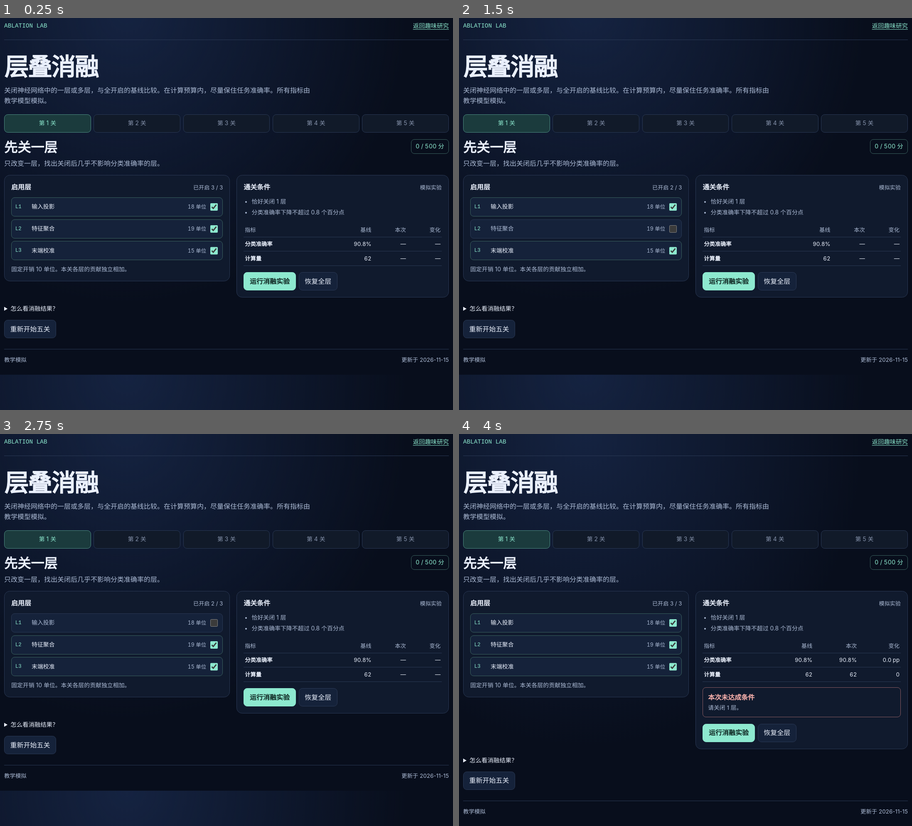
Above: before the commit, frames 1-4 (two rows, left to right).
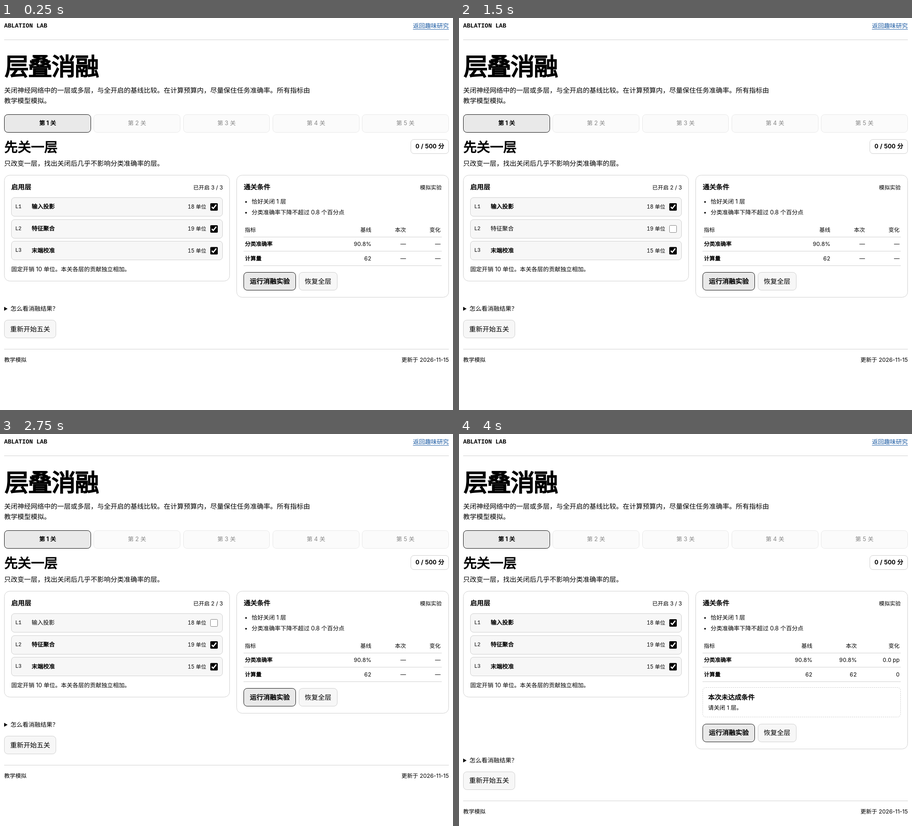
Above: after the commit, the same moments.

Repository: mybagi/layer-ablation-game
Game: browser game, page index.html
Same seed, same stepped clock (60 frames per second), same inputs: the game is played once before the commit and once after it.
Inputs (mouse positions are in pixels of both pictures, inside the frame that each line leads up to):
- Up to frame 1 (0.25 s): no input
- Up to frame 2 (1.5 s): click (671, 229) at 1.27 s
- Up to frame 3 (2.75 s): click "第 1 关" at 1.87 s; click (212, 622) at 2.47 s
- Up to frame 4 (4 s): click "恢复全层" at 3.07 s; click "运行消融实验" at 3.67 s

The runs differ from the first frame. In frame 1, 100% of the frame differs, in the area x 0-100%, y 0-100%; in frame 2, 100%; in frame 3, 100%; in frame 4, 100%.

Commit message:
Use black text with blue links

Diff:
--- a/index.html
+++ b/index.html
@@ -3,46 +3,43 @@
 <head>
   <meta charset="utf-8">
   <meta name="viewport" content="width=device-width, initial-scale=1">
-  <meta name="color-scheme" content="dark">
+  <meta name="color-scheme" content="light">
   <meta name="description" content="五关神经网络层消融练习。比较模拟准确率和计算量，在约束下找到合适的层组合。">
   <title>层叠消融</title>
   <style>
     :root {
-      color-scheme: dark;
-      --bg: #080e1c;
-      --panel: #101a2d;
-      --raised: #15223a;
-      --line: #2a3955;
-      --ink: #eaf0fc;
-      --muted: #acbbd5;
-      --accent: #8de9cf;
-      --accent-ink: #112a25;
-      --danger: #ffb4af;
+      color-scheme: light;
+      --page: #fff;
+      --surface: #f7f7f7;
+      --active: #e9e9e9;
+      --line: #ccc;
+      --ink: #000;
+      --link: #1858a1;
       font: 16px/1.55 Inter, system-ui, "Microsoft YaHei", sans-serif;
     }
     * { box-sizing: border-box; }
     body {
       margin: 0;
       min-width: 0;
-      background: radial-gradient(ellipse at 30% 0%, #152341, transparent 42rem), var(--bg);
+      background: var(--page);
       color: var(--ink);
     }
     [hidden] { display: none !important; }
-    a { color: var(--accent); text-underline-offset: .22em; }
+    a { color: var(--link); text-underline-offset: .22em; }
     button, input { font: inherit; }
     button {
       min-height: 44px;
       border: 1px solid var(--line);
       border-radius: .55rem;
       padding: .55rem .85rem;
-      background: var(--raised);
+      background: var(--surface);
       color: var(--ink);
       cursor: pointer;
     }
-    button:hover:not(:disabled) { border-color: var(--accent); }
-    button:disabled { color: #8794ad; background: #111a29; cursor: default; }
+    button:hover:not(:disabled) { border-color: var(--ink); }
+    button:disabled { opacity: .47; cursor: default; }
     button:focus-visible, a:focus-visible, summary:focus-visible, input:focus-visible {
-      outline: 2px solid var(--accent);
+      outline: 2px solid currentColor;
       outline-offset: 3px;
     }
     .wrap { width: min(calc(100% - 2rem), 1070px); margin-inline: auto; }
@@ -54,74 +51,70 @@
       min-height: 4.1rem;
       border-bottom: 1px solid var(--line);
     }
-    .wordmark { font: 500 .9rem/1.2 "IBM Plex Mono", ui-monospace, monospace; color: var(--accent); }
+    .wordmark { font: 700 .9rem/1.2 "IBM Plex Mono", ui-monospace, monospace; }
     .site-header a { font-size: .9rem; }
     .intro { margin: 2.1rem 0 1.25rem; }
     h1, h2, h3, p { margin: 0; }
     h1 { font-size: clamp(2.2rem, 6vw, 3.65rem); line-height: 1.08; letter-spacing: -.035em; }
     h2 { font-size: clamp(1.43rem, 4vw, 2rem); line-height: 1.28; }
     h3 { font-size: 1rem; }
-    .intro p { color: var(--muted); max-width: 46em; margin-top: .8rem; }
+    .intro p { max-width: 46em; margin-top: .8rem; }
     .level-nav { display: grid; grid-template-columns: repeat(5, 1fr); gap: .4rem; margin: 0 0 1rem; }
     .level-tab { padding-inline: .35rem; font-size: .87rem; }
-    .level-tab[aria-current="step"] { background: #1b3b3d; color: var(--accent); border-color: #4e8e83; }
+    .level-tab[aria-current="step"] { background: var(--active); border-color: var(--ink); font-weight: 700; }
     .stage-header { display: flex; justify-content: space-between; align-items: start; gap: 1rem; margin: .1rem 0 .95rem; }
-    .stage-header p { margin-top: .35rem; color: var(--muted); }
-    .score { flex: none; color: var(--accent); padding: .35rem .65rem; border: 1px solid #3b625f; border-radius: .5rem; font-variant-numeric: tabular-nums; font-size: .9rem; }
+    .stage-header p { margin-top: .35rem; }
+    .score { flex: none; font-weight: 700; padding: .35rem .65rem; border: 1px solid var(--line); border-radius: .5rem; font-variant-numeric: tabular-nums; font-size: .9rem; }
     .lab { display: grid; grid-template-columns: minmax(0, 1fr) minmax(0, .94fr); gap: 1rem; align-items: start; }
-    .panel { min-width: 0; border: 1px solid var(--line); background: var(--panel); padding: 1rem; border-radius: .85rem; }
+    .panel { min-width: 0; border: 1px solid var(--line); background: var(--page); padding: 1rem; border-radius: .85rem; }
     .panel-heading { display: flex; flex-wrap: wrap; justify-content: space-between; align-items: baseline; gap: .3rem .6rem; margin-bottom: .75rem; }
-    .panel-heading span, .muted { color: var(--muted); font-size: .82rem; }
+    .panel-heading span, .muted { font-size: .82rem; }
     .layers { display: grid; gap: .42rem; border: 0; padding: 0; margin: 0; min-width: 0; }
     .layer {
       display: grid;
       grid-template-columns: 2rem minmax(0, 1fr) auto auto;
       align-items: center;
       gap: .45rem;
-      background: var(--raised);
+      background: var(--surface);
       border: 1px solid var(--line);
       padding: .38rem .55rem;
       border-radius: .5rem;
       min-height: 46px;
       cursor: pointer;
     }
-    .layer:has(input:checked) { border-color: #3a615f; }
-    .layer:has(input:not(:checked)) .layer-title { color: var(--muted); }
-    .index { color: var(--accent); font: 500 .77rem/1 "IBM Plex Mono", ui-monospace, monospace; }
+    .layer:has(input:checked) .layer-title { font-weight: 700; }
+    .index { font: 500 .77rem/1 "IBM Plex Mono", ui-monospace, monospace; }
     .layer-title { font-size: .87rem; overflow-wrap: anywhere; }
-    .layer-cost { color: var(--muted); font-variant-numeric: tabular-nums; font-size: .78rem; white-space: nowrap; }
-    .layer input { margin: .15rem; width: 1.15rem; height: 1.15rem; accent-color: var(--accent); cursor: pointer; }
-    .layer-note, .checklist { font-size: .87rem; color: var(--muted); }
+    .layer-cost { font-variant-numeric: tabular-nums; font-size: .78rem; white-space: nowrap; }
+    .layer input { margin: .15rem; width: 1.15rem; height: 1.15rem; accent-color: var(--ink); cursor: pointer; }
+    .layer-note, .checklist { font-size: .87rem; }
     .layer-note { margin-top: .75rem; }
     .checklist { padding-left: 1.2rem; margin: 0 0 .9rem; }
     .checklist li + li { margin-top: .25rem; }
     table { width: 100%; border-collapse: collapse; font-size: .83rem; font-variant-numeric: tabular-nums; }
     th, td { padding: .4rem .18rem; border-bottom: 1px solid var(--line); text-align: right; }
     th:first-child { text-align: left; }
-    thead th { color: var(--muted); font-weight: 500; }
+    thead th { font-weight: 500; }
     tbody th { font-weight: 600; }
     td { white-space: nowrap; }
     .actions { display: flex; flex-wrap: wrap; gap: .45rem; margin-top: .95rem; }
-    .primary { background: var(--accent); border-color: var(--accent); color: var(--accent-ink); font-weight: 700; }
-    .primary:hover:not(:disabled) { background: #b3f2e0; }
+    .primary { background: var(--active); border-color: var(--ink); font-weight: 700; }
+    .primary:hover:not(:disabled) { background: #ddd; }
     .status { margin-top: .85rem; padding: .68rem .75rem; border: 1px solid var(--line); border-radius: .5rem; }
-    .status p { font-size: .86rem; color: var(--muted); }
-    .status.pass { border-color: #4c8c7f; }
-    .status.pass strong { color: var(--accent); }
-    .status.fail { border-color: #8b5c62; }
-    .status.fail strong { color: var(--danger); }
+    .status p { font-size: .86rem; }
+    .status.pass { border-color: var(--ink); }
+    .status.fail { border-style: dashed; }
     .status strong { display: block; margin-bottom: .15rem; }
-    details { margin: 1rem 0 0; color: var(--muted); font-size: .9rem; }
+    details { margin: 1rem 0 0; font-size: .9rem; }
     summary { color: var(--ink); cursor: pointer; width: fit-content; }
     details p { margin-top: .65rem; }
     .completion { margin: 1.4rem auto; max-width: 690px; padding: clamp(1rem, 4vw, 2rem); }
-    .completion h2 { color: var(--accent); }
-    .completion p { color: var(--muted); margin-top: .35rem; }
+    .completion p { margin-top: .35rem; }
     .completion output { display: block; color: var(--ink); font-size: 2.3rem; font-weight: 750; font-variant-numeric: tabular-nums; margin: .3rem 0 .8rem; }
     .summary-list { margin: .7rem 0 0; padding: 0; list-style: none; }
     .summary-list li { display: grid; grid-template-columns: minmax(0, 1fr) auto auto; align-items: center; gap: .52rem; padding: .5rem 0; border-top: 1px solid var(--line); }
-    .summary-list span { color: var(--muted); font-variant-numeric: tabular-nums; white-space: nowrap; }
-    .footer { display: flex; flex-wrap: wrap; justify-content: space-between; gap: .7rem; border-top: 1px solid var(--line); margin-top: 1.6rem; padding: .95rem 0 1.55rem; font-size: .84rem; color: var(--muted); }
+    .summary-list span { font-variant-numeric: tabular-nums; white-space: nowrap; }
+    .footer { display: flex; flex-wrap: wrap; justify-content: space-between; gap: .7rem; border-top: 1px solid var(--line); margin-top: 1.6rem; padding: .95rem 0 1.55rem; font-size: .84rem; }
     .sr-only { position: absolute; width: 1px; height: 1px; padding: 0; margin: -1px; overflow: hidden; clip-path: inset(50%); white-space: nowrap; border: 0; }
     @media (max-width: 740px) {
       .intro { margin-top: 1.4rem; }
